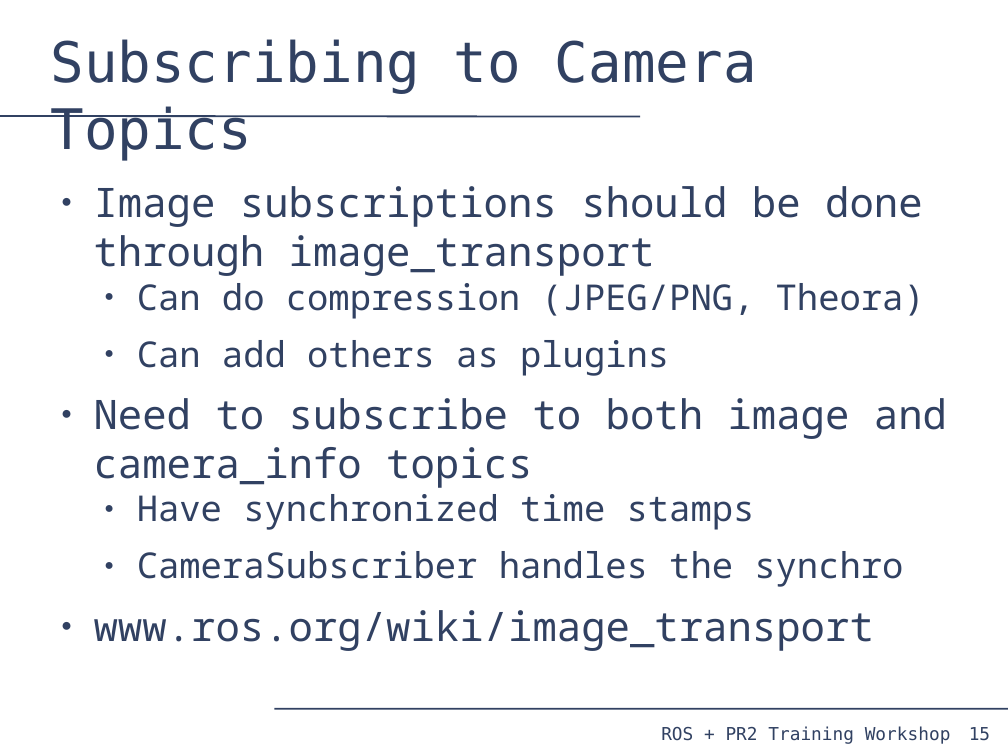
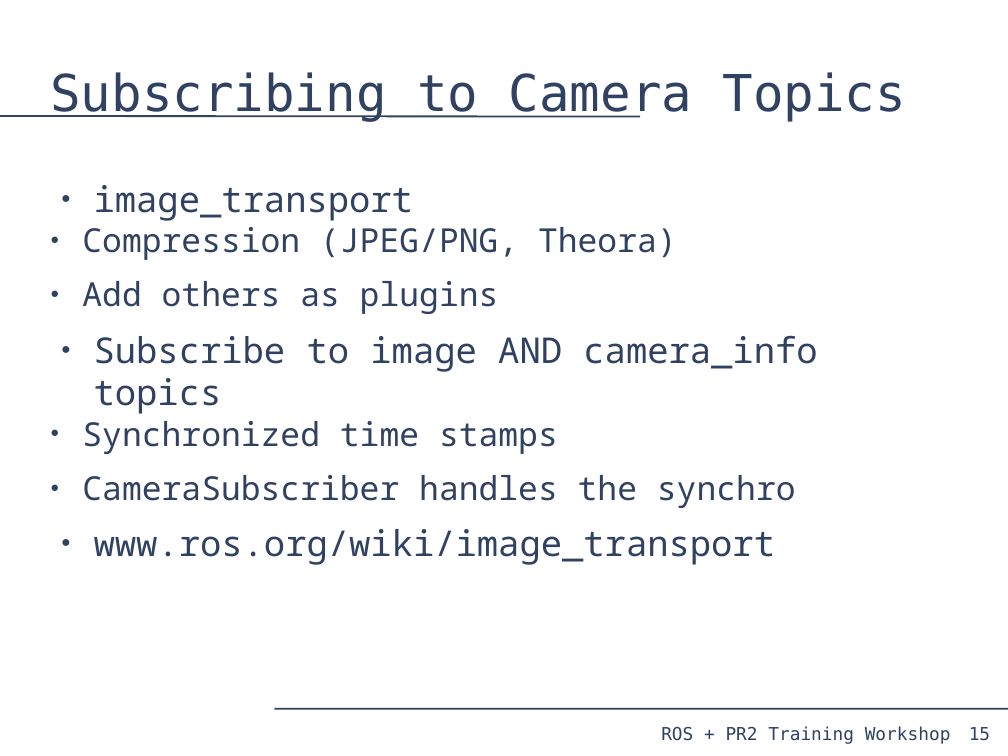
Before and after one commit to PR2/pr2_docs, a slide deck: slide 15 of pr2_training_workshop/processing_camera_data/slides.odp. Drawn at 1008x756 pixels with LibreOffice and Linux fonts; fonts in the diff are those of the drawing. Boxes give left, top, right and bottom in pixels: in the first picture for what was removed or moved away, otherwise in the second. Text is boxed around its words. In the diff, an @@ line names an element or a change of style, - is before the commit and + after.

Commit message:
Just formatting tweaks

```diff
--- a/pr2_training_workshop/processing_camera_data/slides.odp
+++ b/pr2_training_workshop/processing_camera_data/slides.odp
@@ title "Subscribing to Camera Topics": place and size @@
-title "Subscribing to Camera Topics" at (50,39,757,160)
+title "Subscribing to Camera Topics" at (50,72,906,122)
@@ title "Subscribing to Camera Topics" at (50,72,906,122): size 44 to 40 pt @@
@@ text at (82,185,817,454): text changed; size 32 to 26 pt @@
-● Image subscriptions should be done through image_transport
-  ● Can do compression (JPEG/PNG, Theora)
-  ● Can add others as plugins
-● Need to subscribe to both image and camera_info topics
-  ● Have synchronized time stamps
+● image_transport
+  ● Compression (JPEG/PNG, Theora)
+  ● Add others as plugins
+● Subscribe to image AND camera_info topics
+  ● Synchronized time stamps
@@ text at (82,475,796,565): size 28 to 26 pt in "CameraSubscriber handles the synchro"; size 32 to 28 pt in "www.ros.org/wiki/image_transport"; indent changed @@
```
Also in this commit, not shown: 21 other slides changed.
